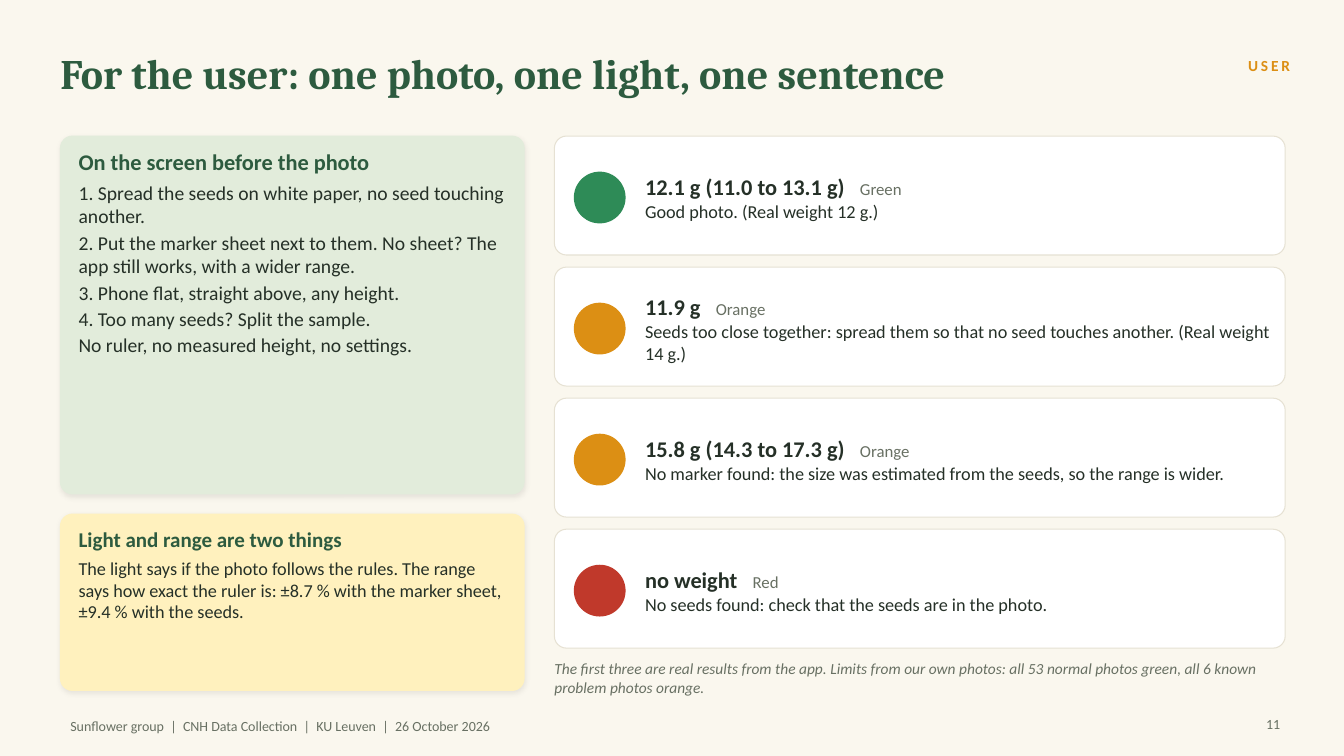
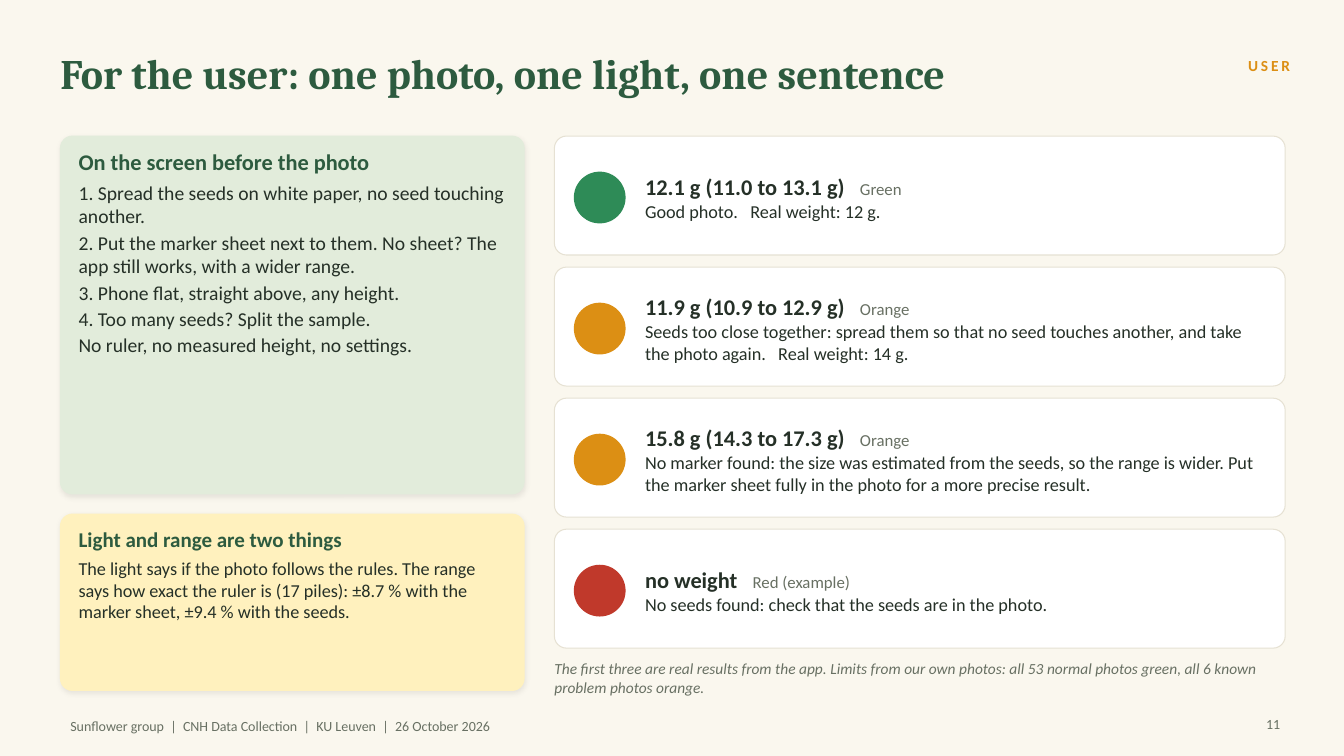
Before and after one commit to HadiNasooti/cnh-sunflower-weight, a slide deck: slide 11 of ppt_slide_topics/Sunflower_Weight_Estimation_v3.pptx. Drawn at 1344x756 pixels with LibreOffice and Linux fonts; fonts in the diff are those of the drawing. Boxes give left, top, right and bottom in pixels: in the first picture for what was removed or moved away, otherwise in the second. Text is boxed around its words. In the diff, an @@ line names an element or a change of style, - is before the commit and + after.

```diff
--- a/ppt_slide_topics/Sunflower_Weight_Estimation_v3.pptx
+++ b/ppt_slide_topics/Sunflower_Weight_Estimation_v3.pptx
@@ text at <box>645,205,880,221</box>: text changed @@
-Good photo. (Real weight 12 g.)
+Good photo. Real weight: 12 g.
@@ text at <box>645,298,1241,363</box>: text changed @@
-11.9 g Orange
-Seeds too close together: spread them so that no seed touches another. (Real weight 14 g.)
+11.9 g (10.9 to 12.9 g) Orange
+Seeds too close together: spread them so that no seed touches another, and take the photo again. Real weight: 14 g.
@@ text at <box>645,456,1253,494</box>: text changed @@
-No marker found: the size was estimated from the seeds, so the range is wider.
+No marker found: the size was estimated from the seeds, so the range is wider. Put the marker sheet fully in the photo for a more precise result.
@@ text at <box>79,562,476,620</box>: text changed @@
-The light says if the photo follows the rules. The range says how exact the ruler is: ±8.7 % with the marker sheet, ±9.4 % with the seeds.
+The light says if the photo follows the rules. The range says how exact the ruler is (17 piles): ±8.7 % with the marker sheet, ±9.4 % with the seeds.
@@ text at <box>645,572,850,592</box>: text changed; size 16 to 12 pt; text colour #253027 to #687063; bold off @@
-no weight Red
+no weight Red (example)
```
Also in this commit, not shown: 9 other slides changed, 1 slide added, 1 other file.
